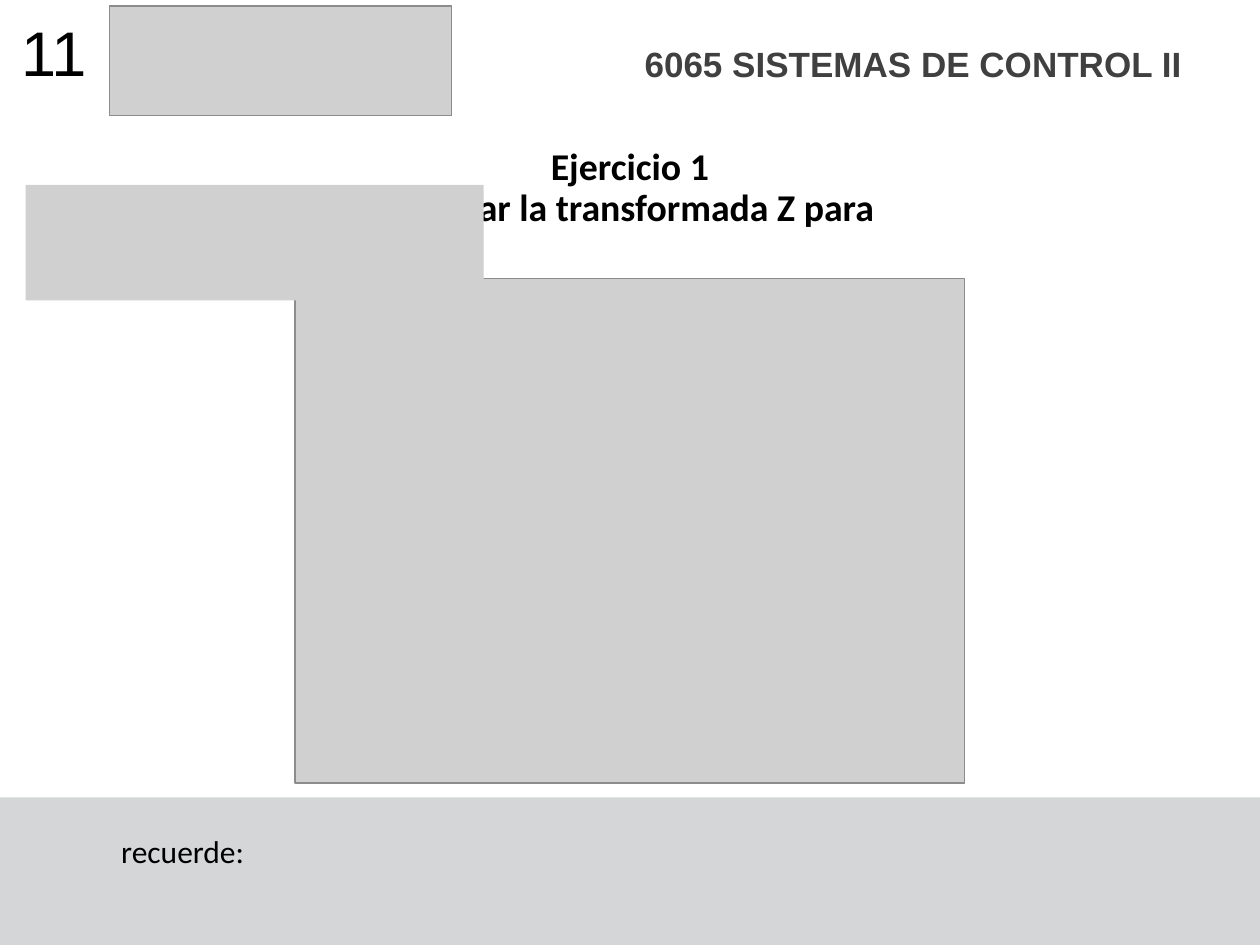
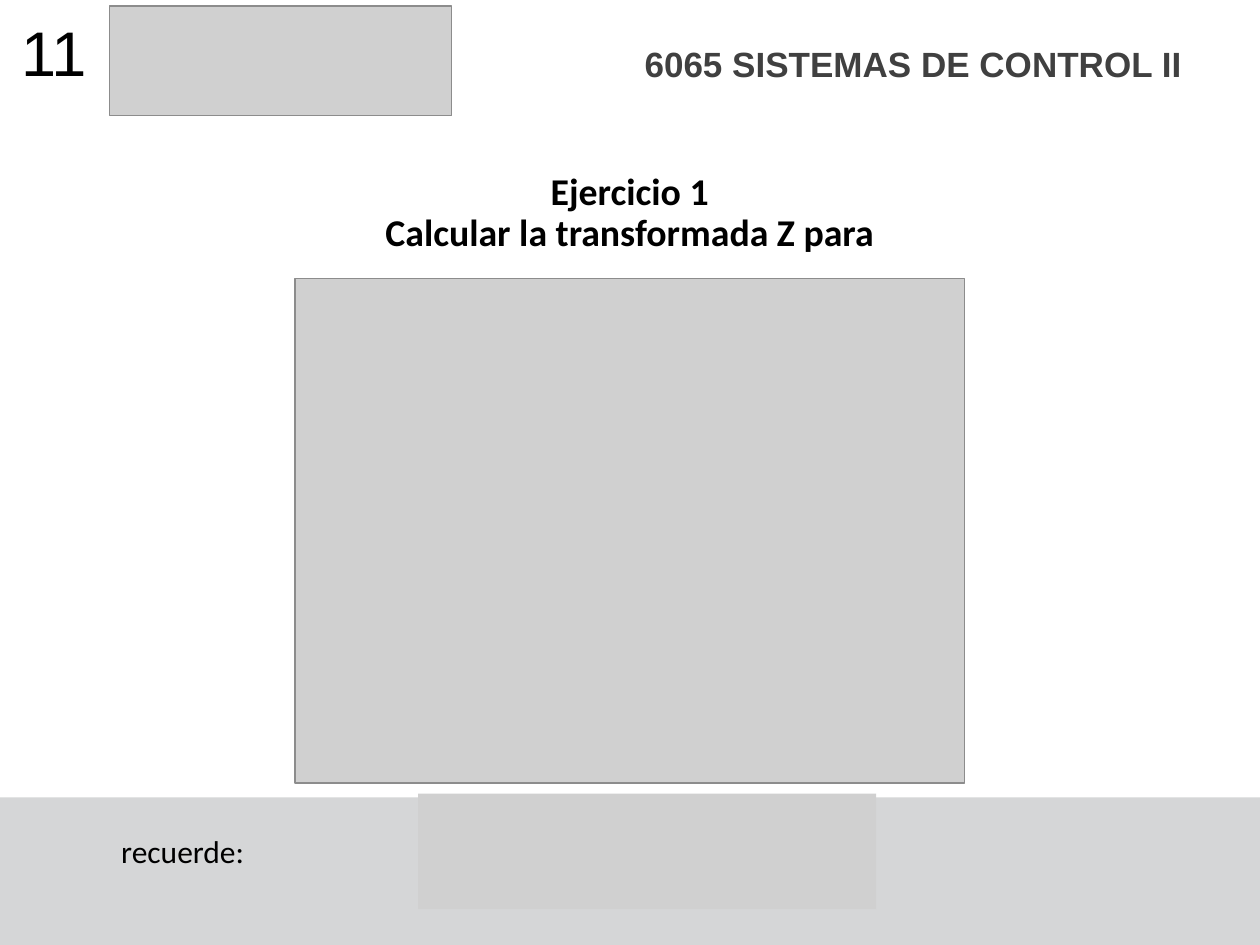
Before and after one commit to F4bian1012/Sistemas-de-Control-II---Ingenier-a-Mecatr-nica, a slide deck: slide 11 of Sesión_2/Transformada Z.pptx. Drawn at 1260x945 pixels with LibreOffice and Linux fonts; fonts in the diff are those of the drawing; grey boxes stand for pictures. Boxes give left, top, right and bottom in pixels: in the first picture for what was removed or moved away, otherwise in the second. Text is boxed around its words. In the diff, an @@ line names an element or a change of style, - is before the commit and + after.

```diff
--- a/Sesión_2/Transformada Z.pptx
+++ b/Sesión_2/Transformada Z.pptx
@@ title "Ejercicio 1 Calcular la transformada ...": place and size @@
-title "Ejercicio 1 Calcular la transformada ..." at [386, 153, 874, 230]
+title "Ejercicio 1 Calcular la transformada ..." at [385, 178, 874, 252]
@@ picture removed at [25, 185, 484, 301] @@
@@ picture added at [418, 794, 877, 910] @@
```
Also in this commit, not shown: 1 other slide changed, 6 other files.
